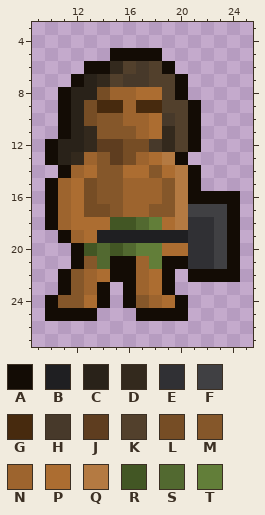
Pixel-art sprite, stored at src/main/resources/graphics/striverhammer.png. Above is the file before it was changed.
The file is 32x32 pixels. Shown: x 9..25, y 3..27.
Palette (. is transparent): A #130c05  B #1f1f22  C #292219  D #33291d  E #303034  F #404043  G #472a0e  H #47392a  J #5e3d1f  K #52402c  L #764d25  M #85572a  N #9d642e  P #ac6d31  Q #b47a42  R #425624  S #526930  T #627e39
The result:
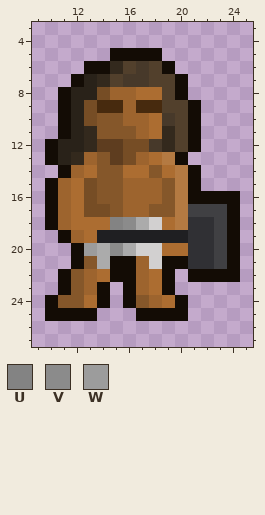
Colours new in this view: U #838383  V #8b8b8b  W #9c9c9c
Edits made:
colour S: #526930 -> #ababab
colour T: #627e39 -> #d2d0d0
Changed rows in their new state; - is a pixel that keeps its letter.
first column x 13:
18 --UV
20 W-V-
Where, in picture pixels (left, top, right, bottom), the same in both pictures:
changed: (84, 217, 162, 269)
